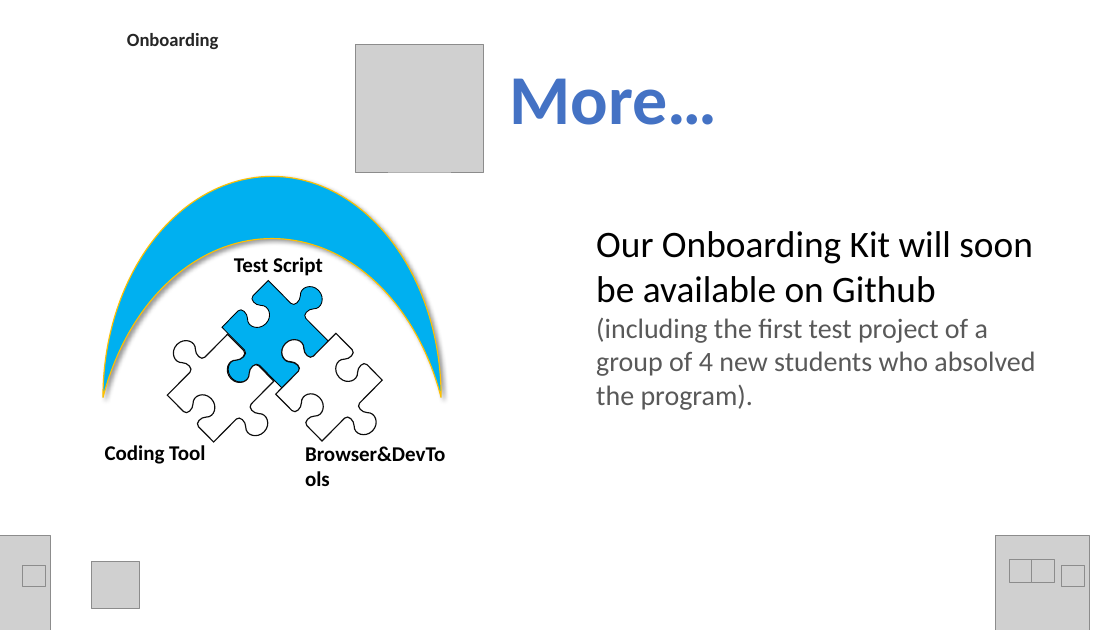
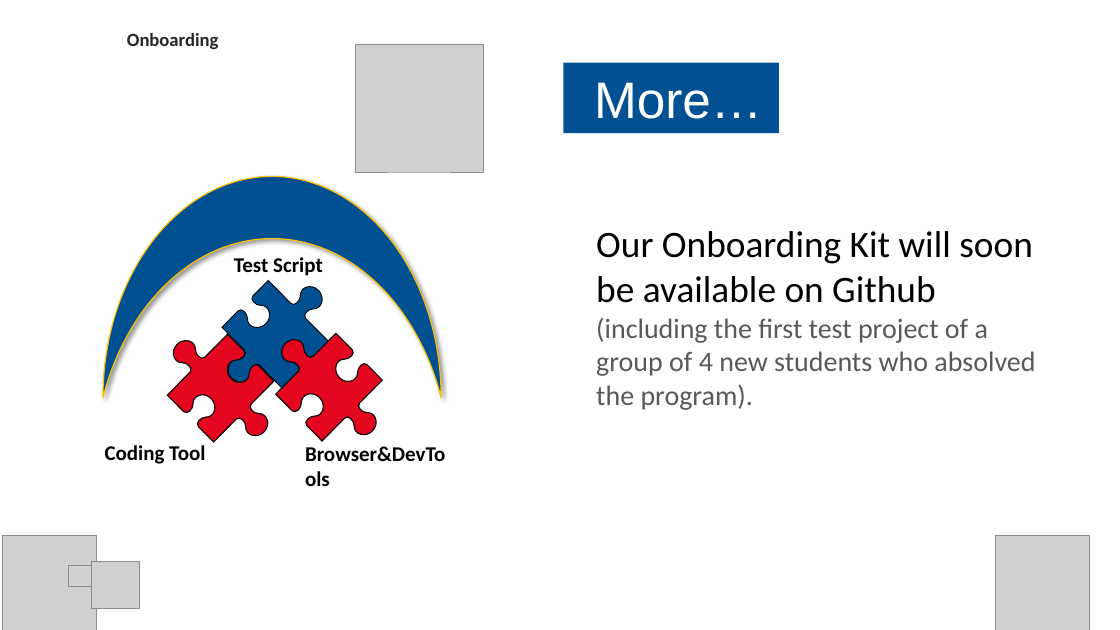
Before and after one commit to DjoolsNL/EersteMaand, a slide deck: slide 34 of A Introductie Voor De Cursist/Eerste Maand Onboarding Kit IT-Line BEE LKQ.pptx (slide 35 before the commit). Drawn at 1120x630 pixels with LibreOffice and Linux fonts; fonts in the diff are those of the drawing; grey boxes stand for pictures; background and template pictures are left out. Boxes give left, top, right and bottom in pixels: in the first picture for what was removed or moved away, otherwise in the second. Text is boxed around its words. In the diff, an @@ line names an element or a change of style, - is before the commit and + after.

```diff
--- a/A Introductie Voor De Cursist/Eerste Maand Onboarding Kit IT-Line BEE LKQ.pptx
+++ b/A Introductie Voor De Cursist/Eerste Maand Onboarding Kit IT-Line BEE LKQ.pptx
@@ rectangle "More…": place and size @@
-rectangle "More…" at bbox=[509, 78, 717, 125]
+rectangle "More…" at bbox=[564, 62, 779, 133]
@@ rectangle "More…" at bbox=[564, 62, 779, 133]: size 60 to 44 pt, font Calibri to Arial, text colour #4472C4 to #FFFFFF, bold off; alignment left to centre; vertical alignment top to middle; fill none to #005092 @@
@@ moon at bbox=[103, 176, 441, 397]: fill #00B0F0 to #005092 @@
@@ freeform shape at bbox=[222, 281, 329, 388]: fill #00B0F0 to #005092 @@
@@ freeform shape at bbox=[167, 335, 273, 442]: fill #FFFFFF to #E4051F @@
@@ freeform shape at bbox=[275, 334, 382, 442]: fill #FFFFFF to #E4051F @@
@@ picture: place and size @@
-picture at bbox=[0, 536, 51, 630]
+picture at bbox=[3, 536, 97, 630]
@@ picture: place and size @@
-picture at bbox=[23, 565, 45, 586]
+picture at bbox=[69, 565, 92, 586]
@@ group removed at bbox=[1010, 560, 1084, 586]: 4 pictures @@
```
Also in this commit, not shown: 33 other slides changed, 2 slides added, 3 slides removed, 3 other files.
